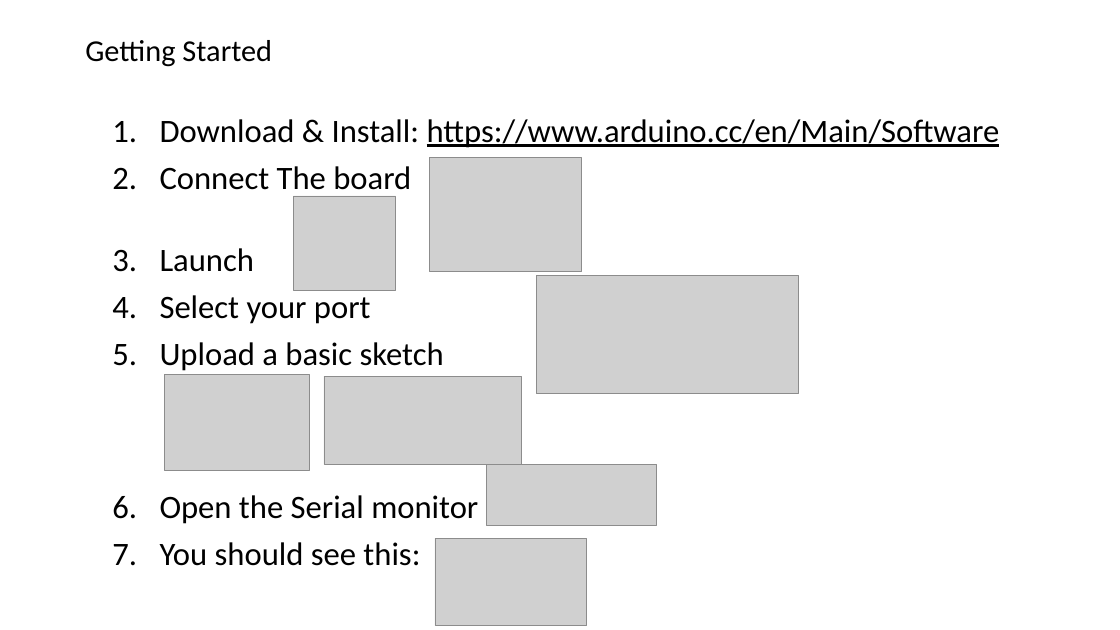
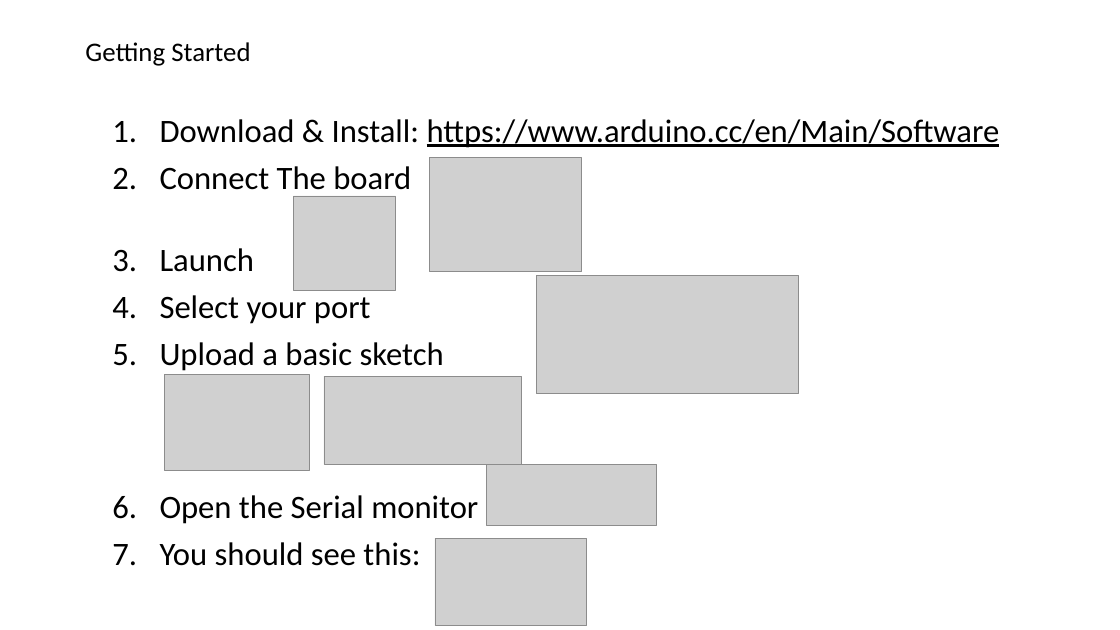
Before and after one commit to geobarteam/codingdojo, a slide deck: slide 2 of Arduino/CodingDojo.odp. Drawn at 1120x630 pixels with LibreOffice and Linux fonts; fonts in the diff are those of the drawing; grey boxes stand for pictures. Boxes give left, top, right and bottom in pixels: in the first picture for what was removed or moved away, otherwise in the second. Text is boxed around its words. In the diff, an @@ line names an element or a change of style, - is before the commit and + after.

```diff
--- a/Arduino/CodingDojo.odp
+++ b/Arduino/CodingDojo.odp
@@ title "Getting Started" at [85,42,250,66]: size 26 to 23 pt; line spacing 0.8 to 0.9 @@
```
Also in this commit, not shown: 1 slide added, 3 other files.
